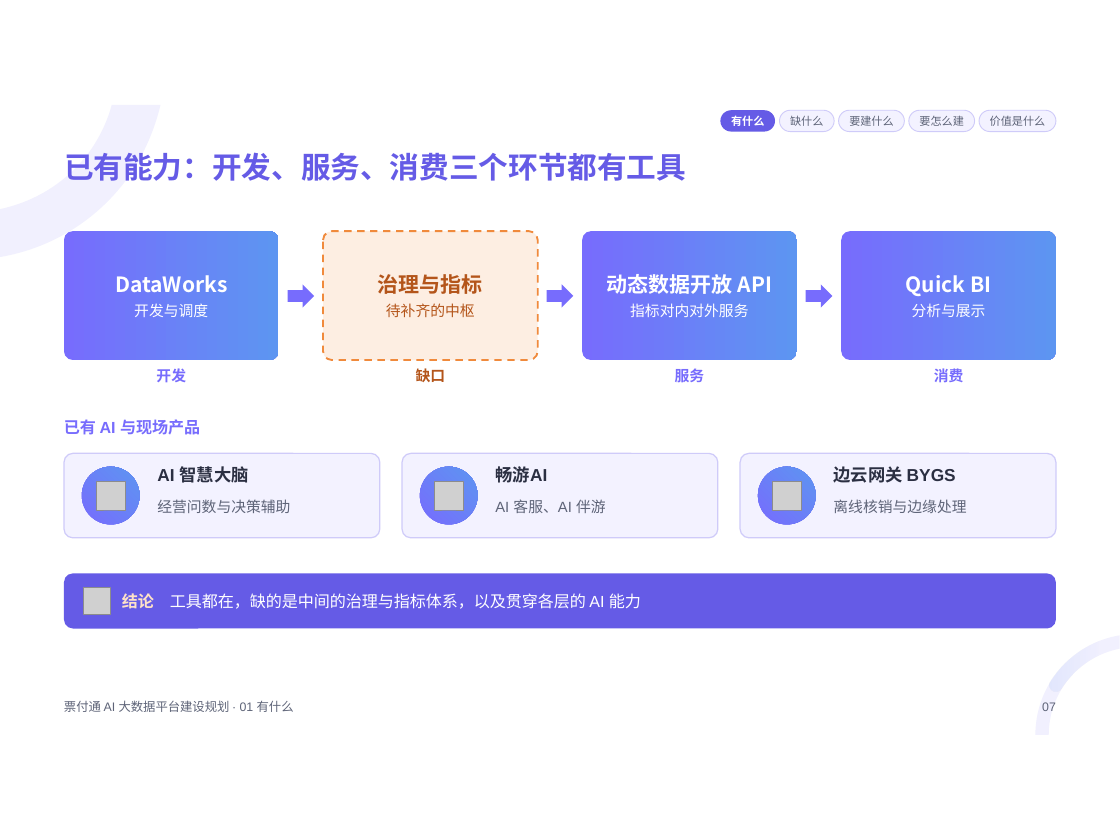
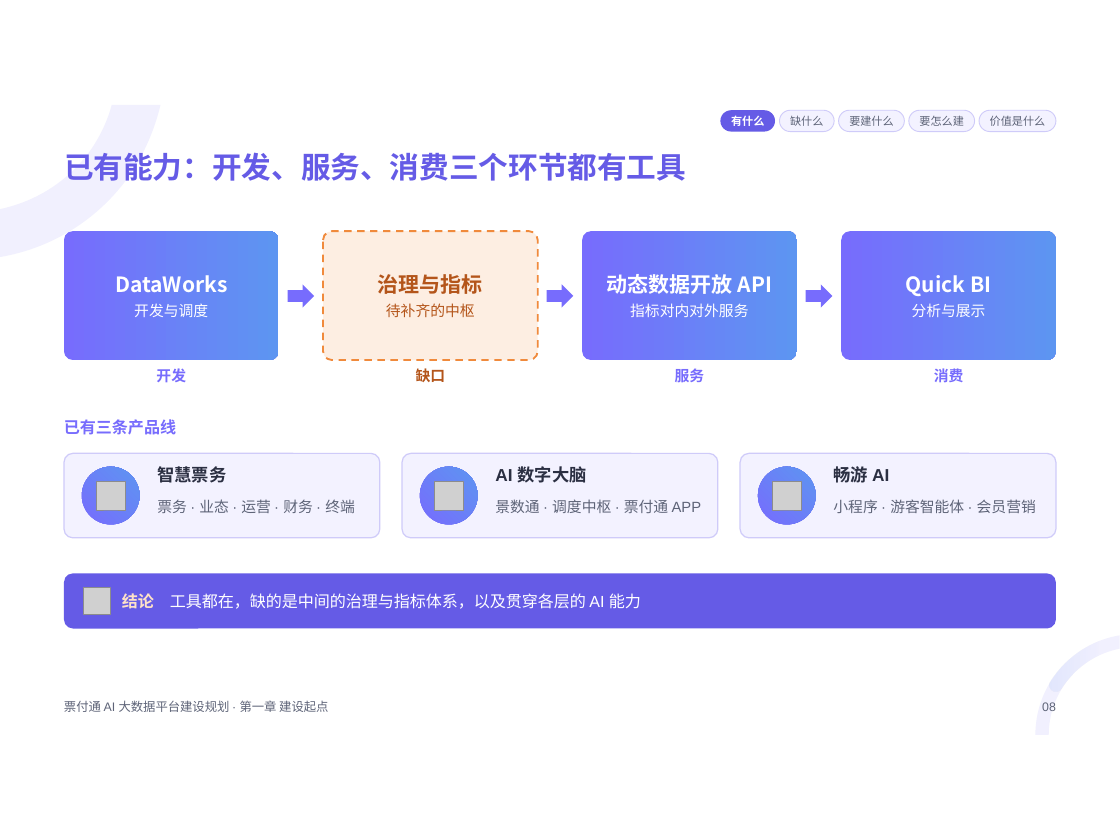
Before and after one commit to keanying/relevance, a slide deck: slide 8 of 票付通AI大数据平台建设规划.pptx (slide 7 before the commit). Drawn at 1120x840 pixels with LibreOffice and Linux fonts; fonts in the diff are those of the drawing; grey boxes stand for pictures. Boxes give left, top, right and bottom in pixels: in the first picture for what was removed or moved away, otherwise in the second. Text is boxed around its words. In the diff, an @@ line names an element or a change of style, - is before the commit and + after.

```diff
--- a/票付通AI大数据平台建设规划.pptx
+++ b/票付通AI大数据平台建设规划.pptx
@@ text at (64, 419, 176, 435): text changed @@
-已有 AI 与现场产品
+已有三条产品线
@@ text at (157, 466, 226, 483): text changed @@
-AI 智慧大脑
+智慧票务
@@ text at (495, 466, 587, 483): text changed @@
-畅游AI
+AI 数字大脑
@@ text at (833, 466, 889, 483): text changed @@
-边云网关 BYGS
+畅游 AI
@@ text at (157, 499, 355, 513): text changed @@
-经营问数与决策辅助
+票务 · 业态 · 运营 · 财务 · 终端
@@ text at (495, 499, 702, 513): text changed @@
-AI 客服、AI 伴游
+景数通 · 调度中枢 · 票付通 APP
@@ text at (833, 499, 1036, 513): text changed @@
-离线核销与边缘处理
+小程序 · 游客智能体 · 会员营销
@@ text at (64, 700, 328, 712): text changed @@
-票付通 AI 大数据平台建设规划 · 01 有什么
+票付通 AI 大数据平台建设规划 · 第一章 建设起点
@@ text at (1042, 702, 1056, 711): text changed @@
-07
+08
```
Also in this commit, not shown: 44 other slides changed, 8 slides added, 1 slide removed.
